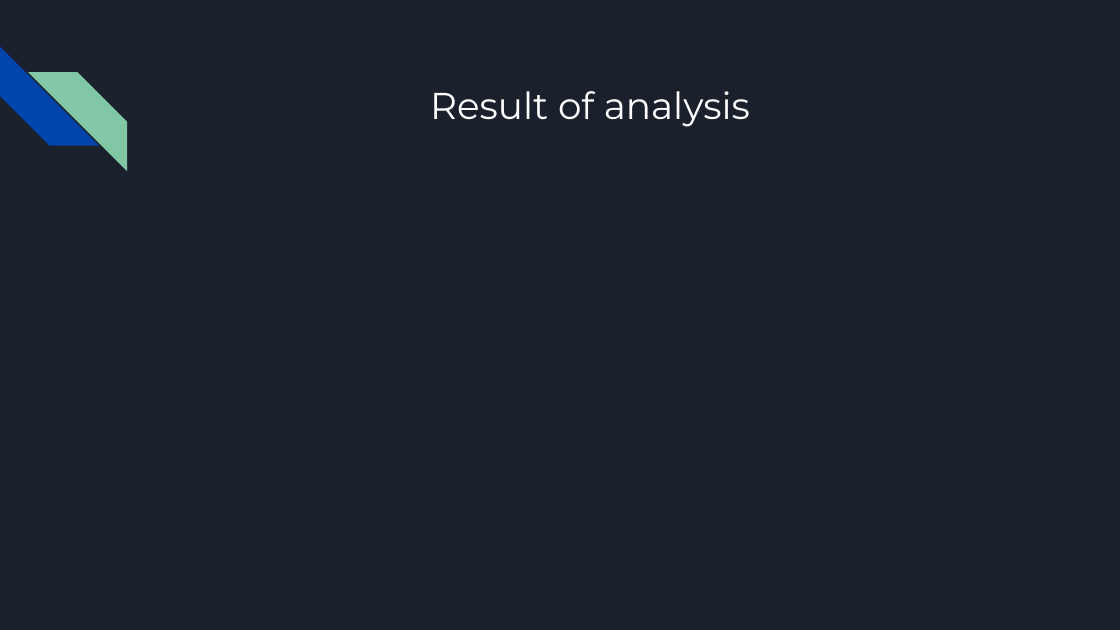
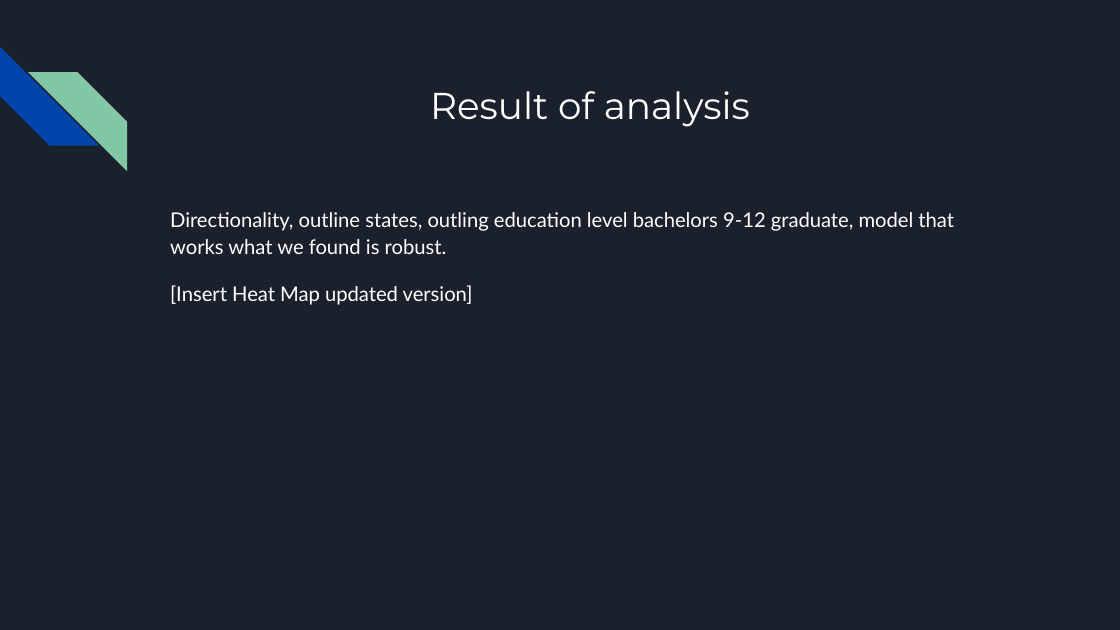
Before and after one commit to VickyCarlson/PCI_Growth, a slide deck: slide 13 of Effect of Educational Attainment on per Capita Growth by State.pptx. Drawn at 1120x630 pixels with LibreOffice and Linux fonts; fonts in the diff are those of the drawing. Boxes give left, top, right and bottom in pixels: in the first picture for what was removed or moved away, otherwise in the second. Text is boxed around its words. In the diff, an @@ line names an element or a change of style, - is before the commit and + after.

```diff
--- a/Effect of Educational Attainment on per Capita Growth by State.pptx
+++ b/Effect of Educational Attainment on per Capita Growth by State.pptx
@@ text added at [170,212,954,305], 13 pt, text #FFFFFF @@
+Directionality, outline states, outling education level bachelors 9-12 graduate, model that works what we found is robust.
+[Insert Heat Map updated version]
```
Also in this commit, not shown: 4 other slides changed, 3 slides added, 3 slides removed.
